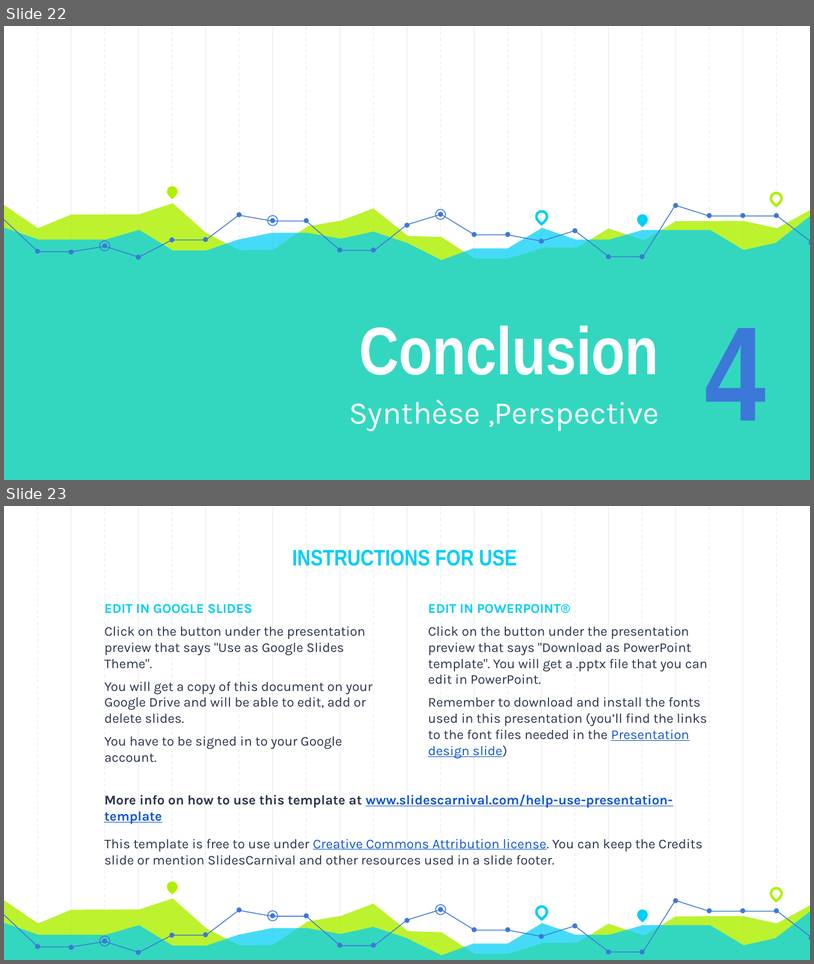
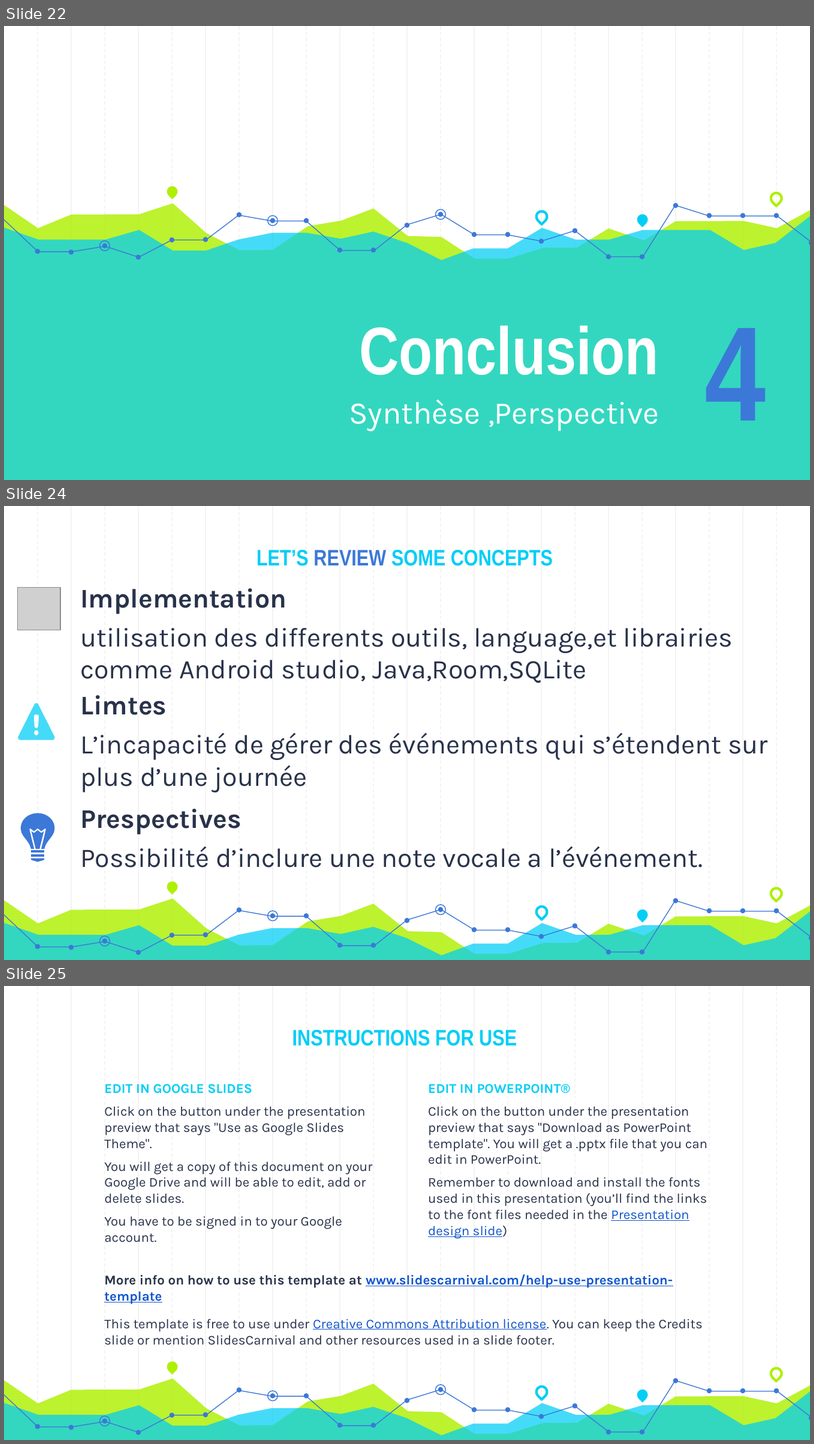
Before and after one commit to AzeddineZadir/docpfc, a slide deck: présentation_aze.pptx. Shown one above the other, each under a label of ours: slides 22 and 23 before the commit, slides 22, 24 and 25 after it; the slides between them are not shown. The pictures are 814x964 and 814x1444 pixels, drawn with LibreOffice and Linux fonts; fonts in the diff are those of the drawing; grey boxes stand for pictures. Boxes give left, top, right and bottom in pixels: in the first picture for what was removed or moved away, otherwise in the second. Text is boxed around its words. In the diff, an @@ line names an element or a change of style, - is before the commit and + after.

```diff
--- a/présentation_aze.pptx
+++ b/présentation_aze.pptx
@@ slide 24 added at <box>4,506,810,960</box>, background #FFFFFF; not listed: 59 template elements that a slide beside it also shows @@
@@ title added at <box>257,550,553,566</box>, 20 pt, text #00CEF6, bold @@
+LET’S REVIEW SOME CONCEPTS
@@ picture added at <box>18,588,60,630</box> @@
@@ text added at <box>80,588,734,683</box>, 24 pt, text #28324A @@
+Implementation
+utilisation des differents outils, language,et librairies comme Android studio, Java,Room,SQLite
@@ freeform shape added at <box>18,703,54,740</box>, fill #44DBF8 @@
@@ text added at <box>80,695,768,792</box>, 24 pt, text #28324A @@
+Limtes
+L’incapacité de gérer des événements qui s’étendent sur plus d’une journée
@@ text added at <box>80,808,703,867</box>, 24 pt, text #28324A @@
+Prespectives
+Possibilité d’inclure une note vocale a l’événement.
@@ group added at <box>21,813,55,861</box>: 5 freeform shapes @@
@@ what was slide 23 is now slide 25 @@
```
Also in this commit, not shown: 2 slides changed, 1 other slide added, 1 other file.
